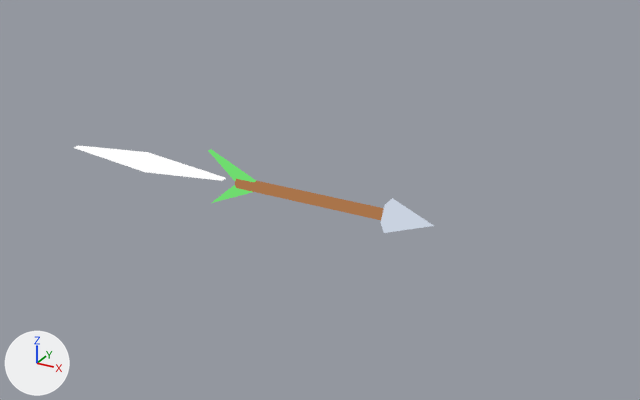
Renders of the Blender file blender/models/fx_arrow.blend from each side of a commit.
Before and after are seen from a 50 mm camera at (2.26, -8.23, 4.12) aimed at (-2.39, 0.22, -0.1). The axes (+X, +Y, +Z) are drawn at lower left. The lights are the same throughout. The older version comes first.

Objects in the first picture: 'cyl', 'cyl.001', 'poly', 'poly.001', 'ray'.
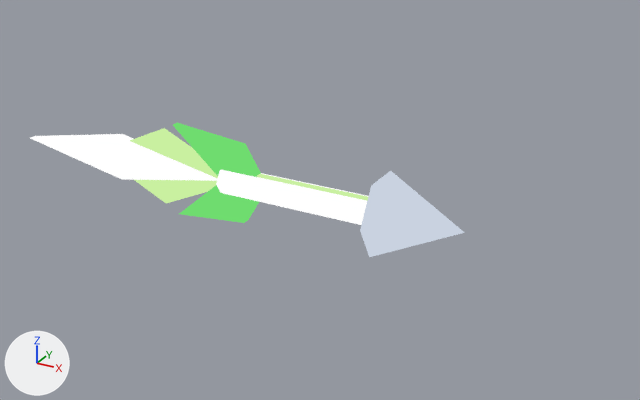
Boxes (x1, y1, x2, y2) around the edits, measured in the pictures (640 x 400 px):
'cyl.002', added (pale blue)
    after: (360, 171, 465, 257)
'ray', moved, rescaled (24% wider, 30% taller)
    before: (74, 145, 226, 181)
    after: (30, 134, 218, 181)
'cyl', recoloured, moved, rescaled
    before: (235, 179, 384, 220)
    after: (216, 170, 368, 225)
'ray.001', mesh rescaled, moved (not visible before)
    after: (130, 128, 218, 203)
'poly', reshaped
    before: (208, 149, 256, 182)
    after: (173, 123, 261, 177)
'poly.001', reshaped
    before: (212, 185, 252, 203)
    after: (179, 185, 259, 223)
'cyl.001', reshaped, moved, recoloured
    before: (381, 198, 434, 233)
    after: (257, 174, 368, 201)

Patch to the scene script:
```diff
--- a/blender/models/fx_arrow.blend.py
+++ b/blender/models/fx_arrow.blend.py
@@ me_cyl @@
 # used by ob_cyl; parent = ob_arrow; location = (-1.0, 0.0, 0.0); rotation_euler = (0.0, 1.571, 0.0), in degrees (0, 90, 0)
-me_cyl.from_pydata(...)  # 12 vertices, 8 faces; spans x -0.06..0.06, y -0.07..0.07, z 0.0..2.0
-me_cyl.materials.append(mat_m_a9744a_e)  # brown #a9744a
+me_cyl.from_pydata(...)  # 12 vertices, 8 faces; spans x -0.15..0.15, y -0.17..0.17, z 0.0..2.2
+# me_cyl part 1: the whole mesh is scaled about the mesh origin by (2.43, 2.43, 1.1)
+me_cyl.materials.append(mat_m_ffffff_e)  # white #ffffff
@@ me_cyl_001 @@
 # used by ob_cyl_001; parent = ob_arrow; location = (1.0, 0.0, 0.0); rotation_euler = (0.0, 1.571, 0.0), in degrees (0, 90, 0)
-me_cyl_001.from_pydata(...)  # 7 vertices, 7 faces; spans x -0.173..0.173, y -0.2..0.2, z 0.0..0.55
-me_cyl_001.materials.append(mat_m_c9d2e0_e)  # pale blue #c9d2e0
+me_cyl_001.from_pydata(...)  # 12 vertices, 8 faces; spans x -0.061..0.061, y -0.07..0.07, z 0.0..2.2
+# me_cyl_001 part 2: the whole mesh is rebuilt
+me_cyl_001.materials.append(mat_m_c9f0a0_e)  # green #c9f0a0
@@ me_poly @@
 # used by ob_poly; parent = ob_arrow; location = (0.0, 0.0, 0.0)
-me_poly.from_pydata(...)  # 6 vertices, 5 faces; spans x -1.4..-0.7, y -0.03..0.03, z 0.0..0.35
+me_poly.from_pydata(...)  # 8 vertices, 6 faces; spans x -1.9..-0.6, y -0.05..0.05, z 0.0..0.6
+# me_poly part 3: the whole mesh is rebuilt
 me_poly.materials.append(mat_m_6fdc6f_e)
@@ me_poly_001 @@
 # used by ob_poly_001; parent = ob_arrow; location = (0.0, 0.0, 0.0)
-me_poly_001.from_pydata(...)  # 6 vertices, 5 faces; spans x -1.4..-0.7, y -0.03..0.03, z -0.35..0.0
+me_poly_001.from_pydata(...)  # 8 vertices, 6 faces; spans x -1.9..-0.6, y -0.05..0.05, z -0.6..0.0
+# me_poly_001 part 4: the whole mesh is rebuilt
 me_poly_001.materials.append(mat_m_6fdc6f_e)
@@ me_ray @@
 # used by ob_ray; parent = ob_arrow; location = (-3.6, 0.0, 0.0)
-me_ray.from_pydata(...)  # 8 vertices, 6 faces; spans x 0.0..2.4, y -0.05..0.05, z -0.12..0.12
+me_ray.from_pydata(...)  # 8 vertices, 6 faces; spans x 0.0..3.2, y -0.05..0.05, z -0.3..0.3
+# me_ray part 5: the whole mesh is scaled about the mesh origin by (1.33, 1, 2.5)
 me_ray.materials.append(mat_m_ffffff_e)
@@ me_ray_001 @@
 # used by ob_ray_001; parent = ob_burst; location = (0.0, 0.0, 0.0)
-me_ray_001.from_pydata(...)  # 8 vertices, 6 faces; spans x 0.15..1.15, y -0.05..0.05, z -0.22..0.22
+me_ray_001.from_pydata(...)  # 8 vertices, 6 faces; spans x 0.0..2.2, y -0.04..0.04, z -0.5..0.5
+# me_ray_001 part 6: the whole mesh is scaled about its middle by (2.2, 0.8, 2.27), then moved by (0.45, 0.0, 0.0)
 me_ray_001.materials.append(mat_m_c9f0a0_e)
@@ ob_cyl @@
 ob_cyl.parent = ob_arrow
-ob_cyl.location = (-1.0, 0.0, 0.0)
+ob_cyl.location = (-1.2, 0.0, 0.0)
 ob_cyl.rotation_euler = (0.0, 1.571, 0.0)  # degrees (0, 90, 0)
@@ ob_cyl_001 @@
 ob_cyl_001.parent = ob_arrow
-ob_cyl_001.location = (1.0, 0.0, 0.0)
+ob_cyl_001.location = (-1.2, 0.0, 0.1)
 ob_cyl_001.rotation_euler = (0.0, 1.571, 0.0)  # degrees (0, 90, 0)
@@ ob_ray @@
 ob_ray.parent = ob_arrow
-ob_ray.location = (-3.6, 0.0, 0.0)
+ob_ray.location = (-4.4, 0.0, 0.0)
@@ ob_ray_001 @@
 ob_ray_001 = bpy.data.objects.new('ray.001', me_ray_001)
-ob_ray_001.parent = ob_burst
-ob_ray_001.location = (0.0, 0.0, 0.0)
+ob_ray_001.parent = ob_arrow
+ob_ray_001.location = (-3.2, 0.0, 0.0)
@@ ob_cyl_002 @@
+ob_cyl_002 = bpy.data.objects.new('cyl.002', me_cyl_002)  # a 6-sided cone pointing to +z spanning x -0.433..0.433, y -0.5..0.5, z 0.0..1.0; in mat_m_c9d2e0_e (pale blue #c9d2e0)
+ob_cyl_002.parent = ob_arrow
+ob_cyl_002.location = (0.9, 0.0, 0.0)
+ob_cyl_002.rotation_euler = (0.0, 1.571, 0.0)  # degrees (0, 90, 0)
```
